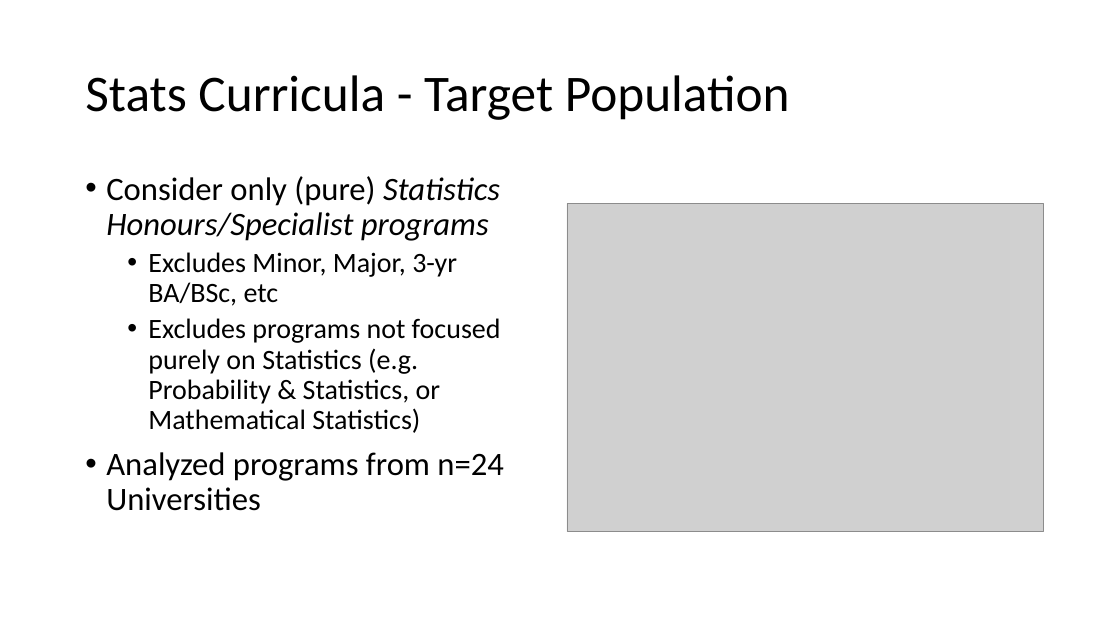
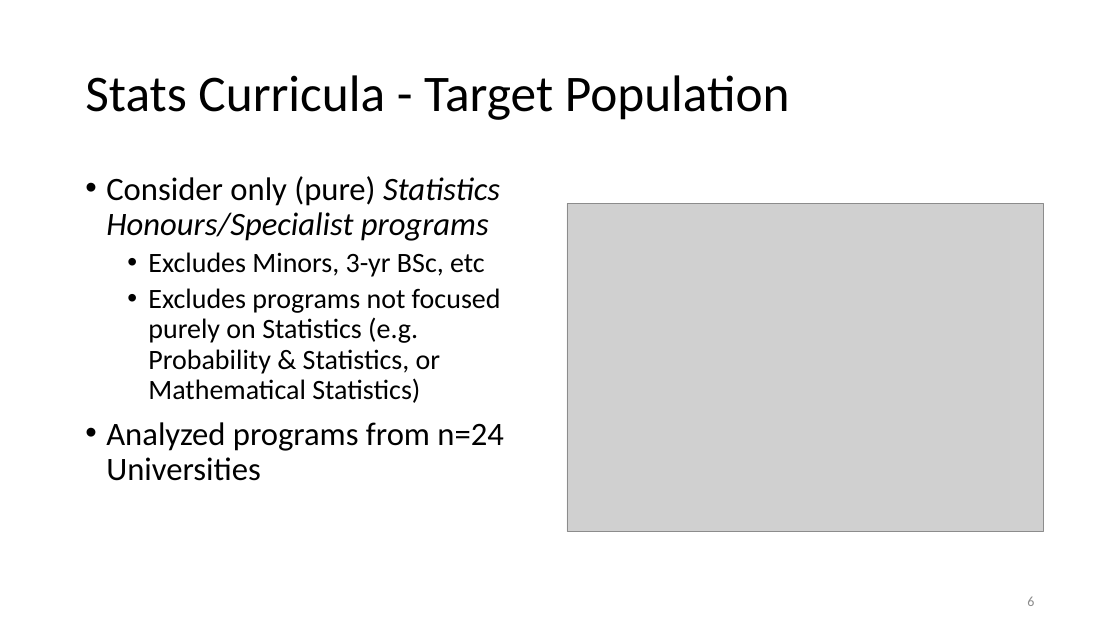
Before and after one commit to damouras/SoSC, a slide deck: slide 6 of Status fo Statistics Curricula.pptx. Drawn at 1120x630 pixels with LibreOffice and Linux fonts; fonts in the diff are those of the drawing; grey boxes stand for pictures. Boxes give left, top, right and bottom in pixels: in the first picture for what was removed or moved away, otherwise in the second. Text is boxed around its words. In the diff, an @@ line names an element or a change of style, - is before the commit and + after.

```diff
--- a/Status fo Statistics Curricula.pptx
+++ b/Status fo Statistics Curricula.pptx
@@ text at bbox=[148, 252, 485, 277]: text changed @@
-  • Excludes Minor, Major, 3-yr BA/BSc, etc
+  • Excludes Minors, 3-yr BSc, etc
@@ page number added at bbox=[1027, 597, 1034, 606], 12 pt, text #8C8C8C @@
+6
```
Also in this commit, not shown: 11 other slides changed, 5 other files.
